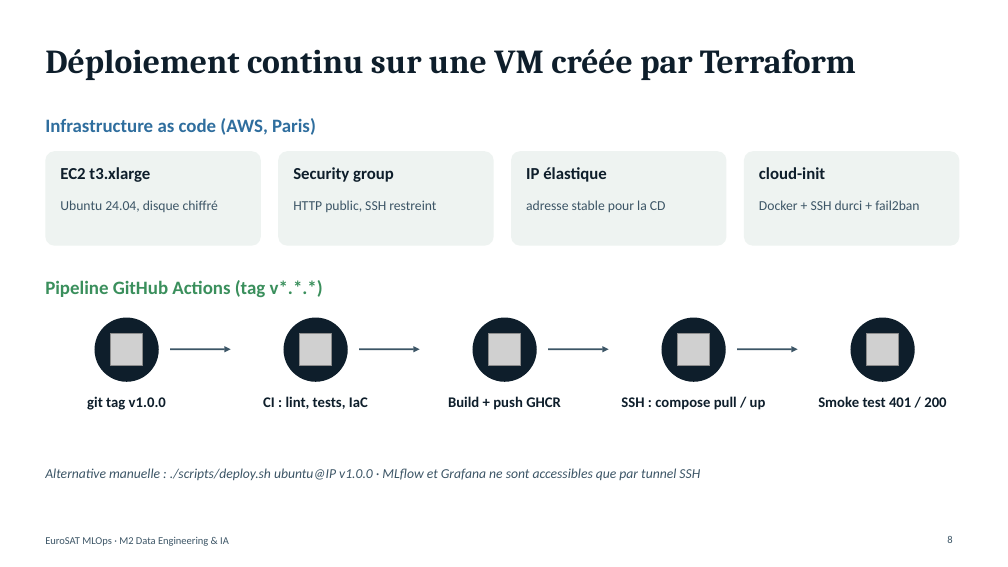
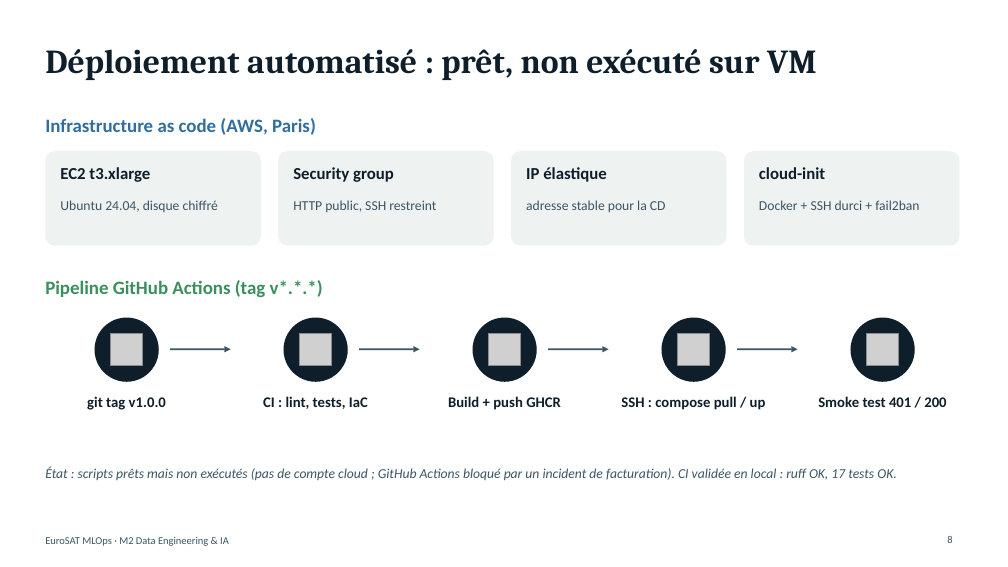
Before and after one commit to nplnguyen/eurosat-mlops, a slide deck: slide 8 of presentation/soutenance-mlops-eurosat.pptx. Drawn at 1008x567 pixels with LibreOffice and Linux fonts; fonts in the diff are those of the drawing; grey boxes stand for pictures. Boxes give left, top, right and bottom in pixels: in the first picture for what was removed or moved away, otherwise in the second. Text is boxed around its words. In the diff, an @@ line names an element or a change of style, - is before the commit and + after.

```diff
--- a/presentation/soutenance-mlops-eurosat.pptx
+++ b/presentation/soutenance-mlops-eurosat.pptx
@@ title at [45,49,817,80]: text changed @@
-Déploiement continu sur une VM créée par Terraform
+Déploiement automatisé : prêt, non exécuté sur VM
@@ text at [45,467,896,480]: text changed @@
-Alternative manuelle : ./scripts/deploy.sh ubuntu@IP v1.0.0 · MLflow et Grafana ne sont accessibles que par tunnel SSH
+État : scripts prêts mais non exécutés (pas de compte cloud ; GitHub Actions bloqué par un incident de facturation). CI validée en local : ruff OK, 17 tests OK.
```
Also in this commit, not shown: 4 other slides changed.
